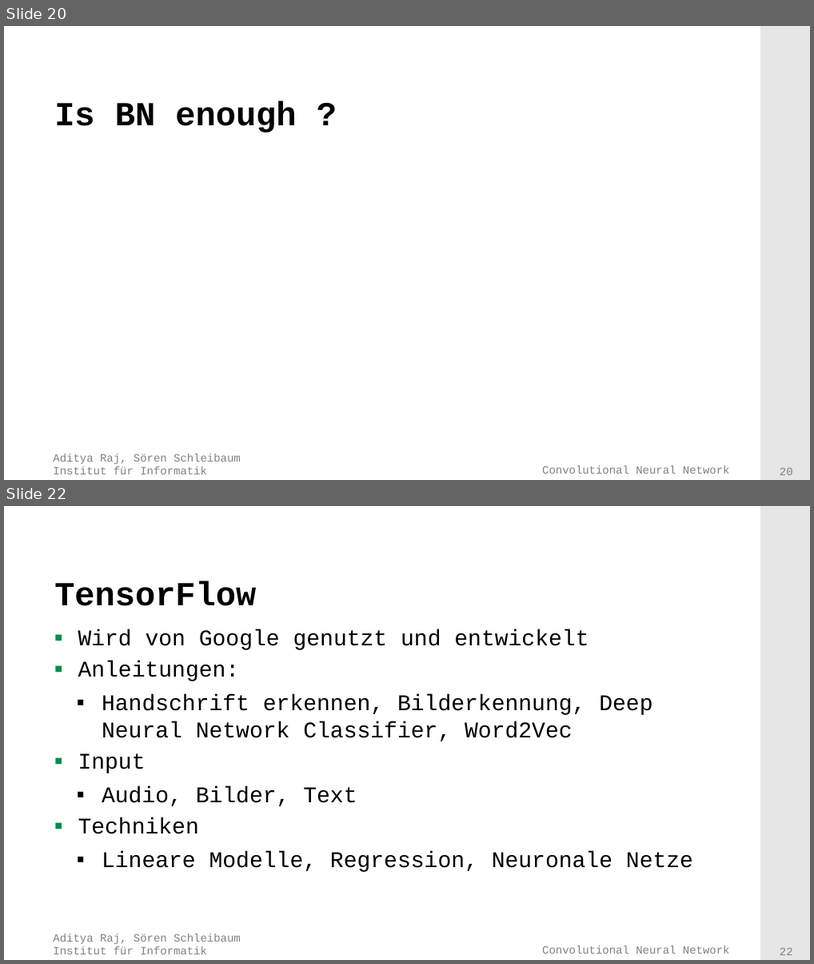
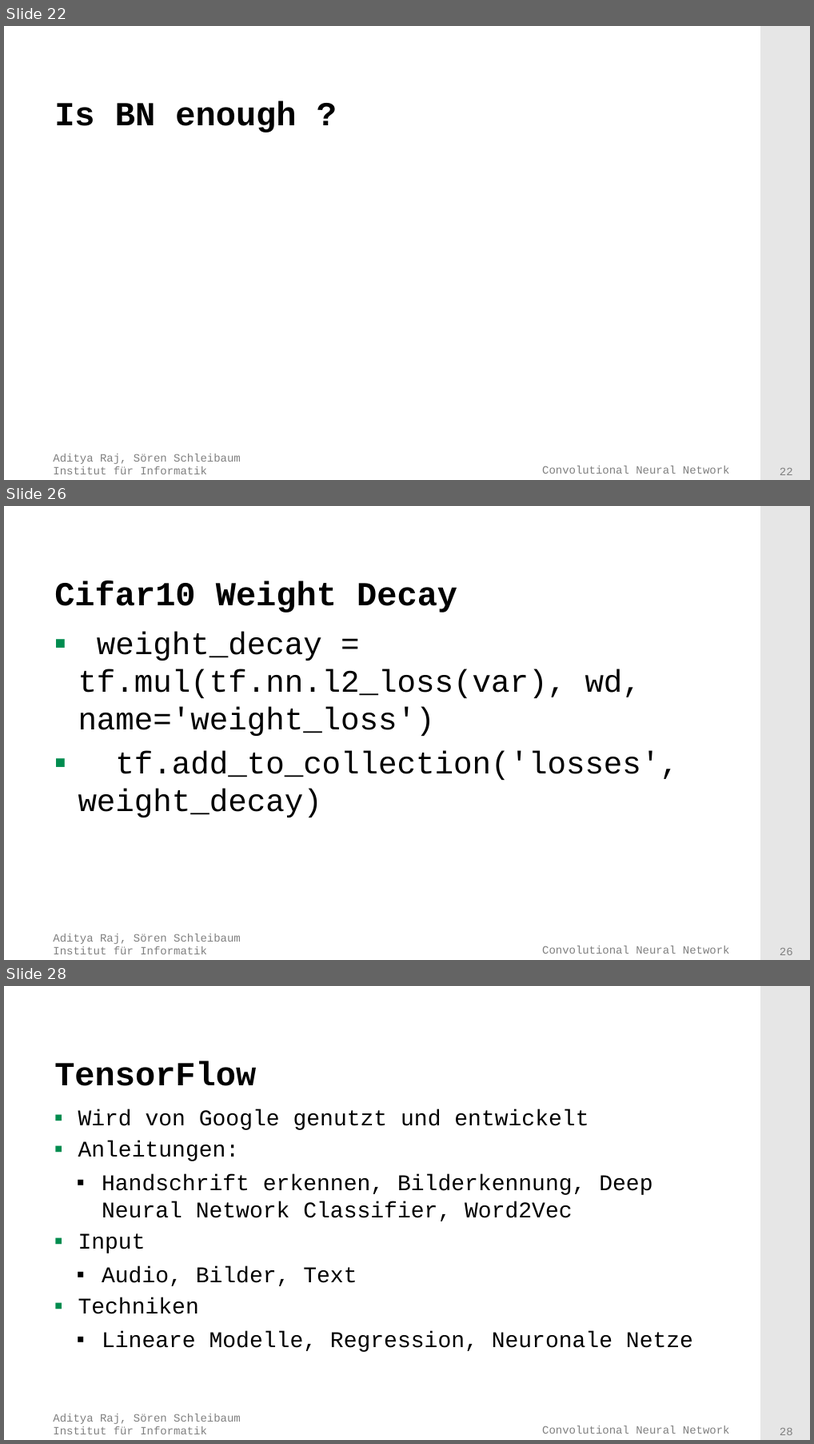
Before and after one commit to adityaraj52/ConvNet, a slide deck: PresentationsAndTalk/Presentation.pptx. Shown one above the other, each under a label of ours: slides 20 and 22 before the commit, slides 22, 26 and 28 after it; the slides between them are not shown. The pictures are 814x964 and 814x1444 pixels, drawn with LibreOffice and Linux fonts; fonts in the diff are those of the drawing; grey boxes stand for pictures; background and template pictures are left out. Boxes give left, top, right and bottom in pixels: in the first picture for what was removed or moved away, otherwise in the second. Text is boxed around its words. In the diff, an @@ line names an element or a change of style, - is before the commit and + after.

```diff
--- a/PresentationsAndTalk/Presentation.pptx
+++ b/PresentationsAndTalk/Presentation.pptx
@@ slide 26 added at <box>4,506,810,960</box>, background #FFFFFF; not listed: 4 template elements that a slide beside it also shows @@
@@ title added at <box>54,580,458,612</box>, 30 pt, text #000000, bold @@
+Cifar10 Weight Decay
@@ text added at <box>78,632,679,817</box>, 28 pt, text #000000 @@
+▪ weight_decay = tf.mul(tf.nn.l2_loss(var), wd, name='weight_loss')
+▪ tf.add_to_collection('losses', weight_decay)
@@ what was slide 20 is now slide 22 @@
@@ page number at <box>780,468,794,475</box>: text changed @@
-20
+22
@@ what was slide 22 is now slide 28 @@
@@ page number at <box>780,1428,794,1435</box>: text changed @@
-22
+28
```
Also in this commit, not shown: 2 slides changed, 5 other slides added.
